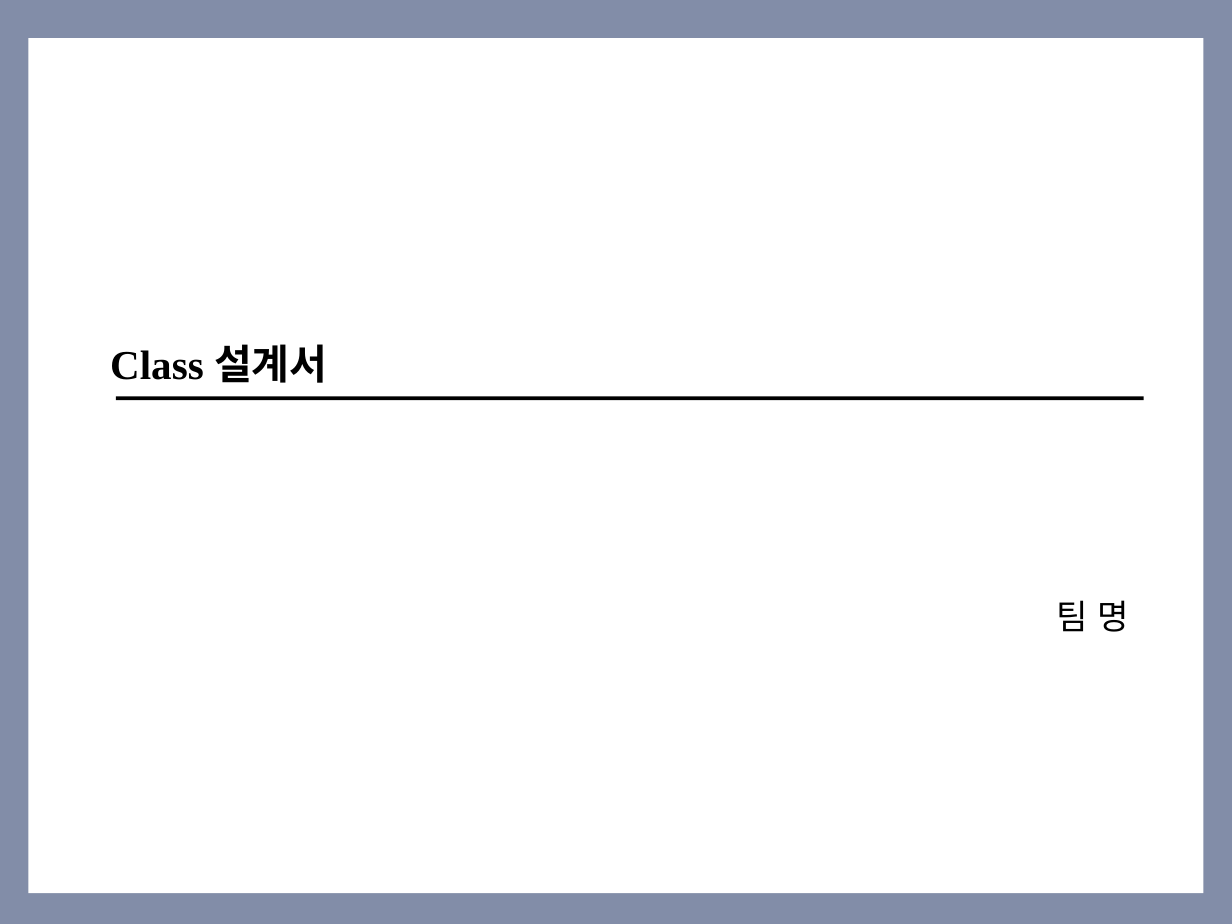
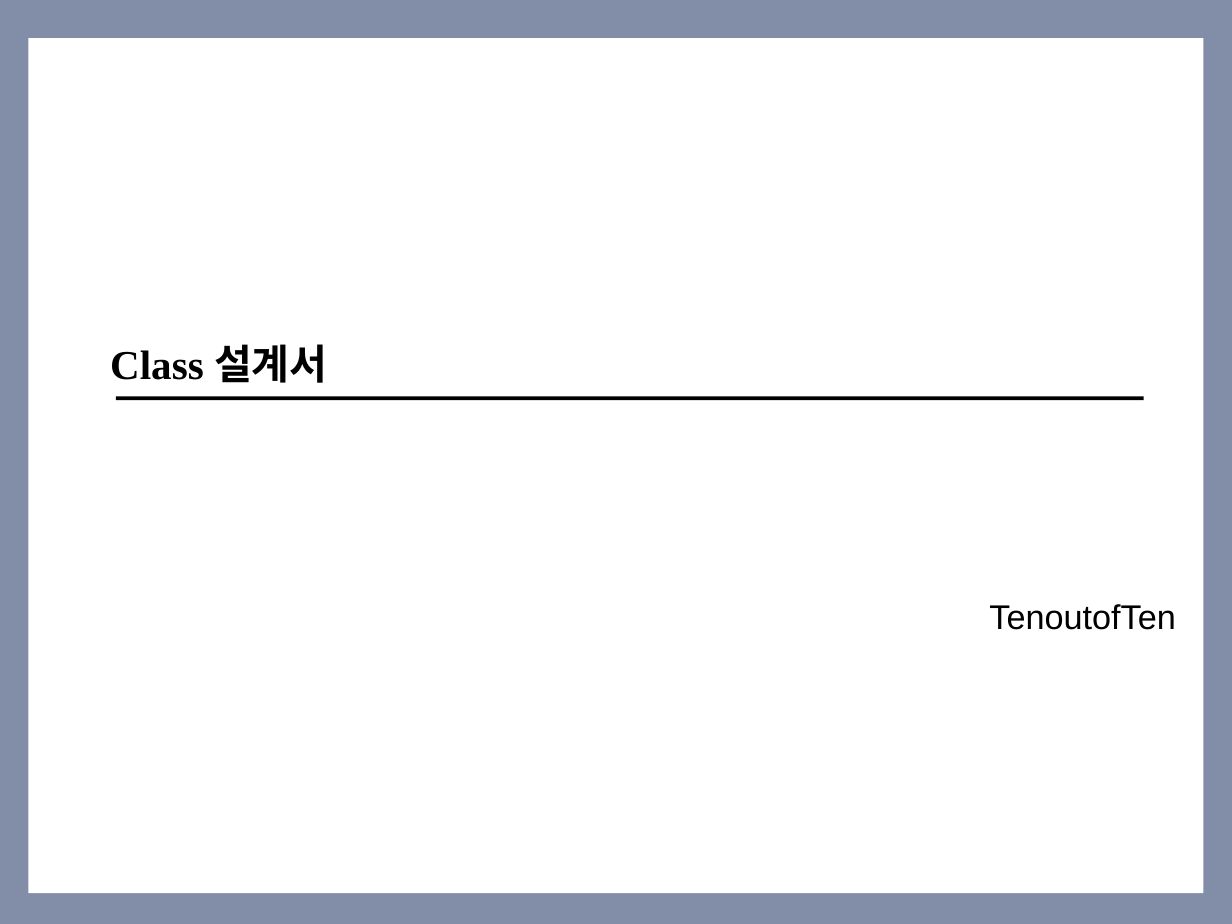
Before and after one commit to coskdms/SE2017_10_TenoutofTen, a slide deck: slide 1 of doc/3_ 설계서/Class Design.pptx. Drawn at 1232x924 pixels with LibreOffice and Linux fonts; fonts in the diff are those of the drawing. Boxes give left, top, right and bottom in pixels: in the first picture for what was removed or moved away, otherwise in the second. Text is boxed around its words. In the diff, an @@ line names an element or a change of style, - is before the commit and + after.

Commit message:
#866 새기능 신규 높음 2017.05.19 클래스 디자인 초안 작성 - Entity Class /Boundary Class / Control Class

```diff
--- a/doc/3_ 설계서/Class Design.pptx
+++ b/doc/3_ 설계서/Class Design.pptx
@@ text at box(989, 604, 1176, 630): text changed @@
-팀 명
+TenoutofTen
```
Also in this commit, not shown: 1 other slide changed, 11 slides added.
